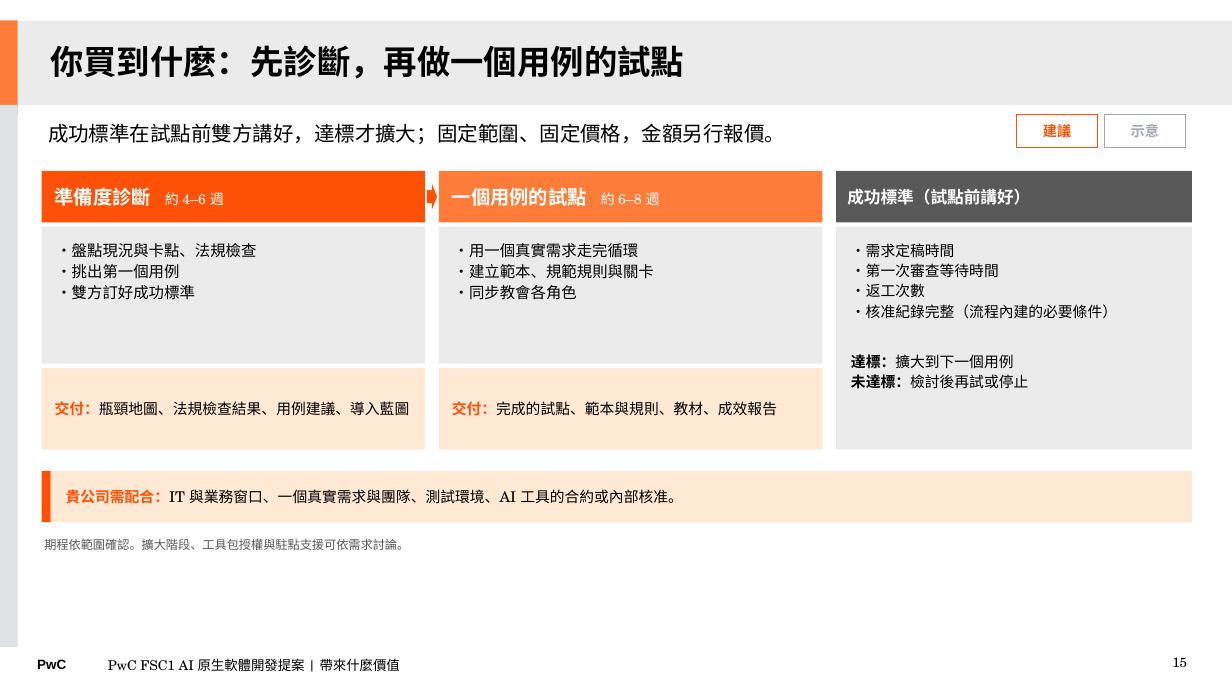
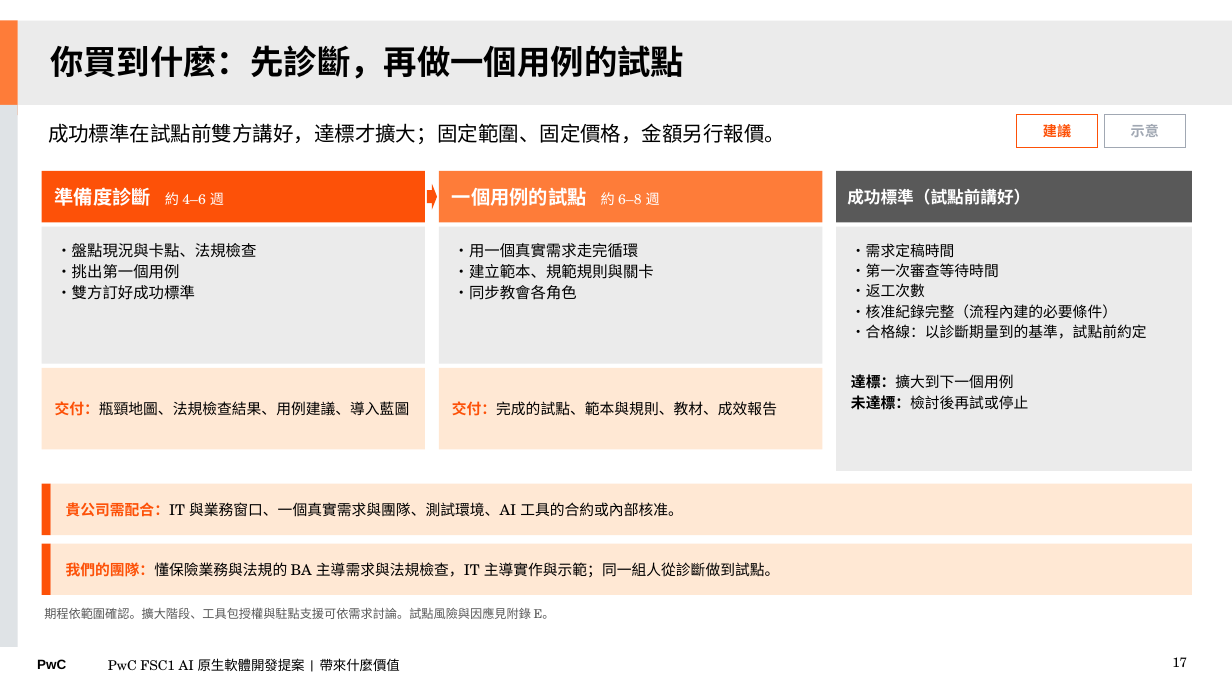
Before and after one commit to Robshao/PwC_FSC1, a slide deck: slide 17 of research/ai-native-sdlc/AI原生軟體開發_合夥人提案簡報.pptx (slide 15 before the commit). Drawn at 1232x693 pixels with LibreOffice and Linux fonts; fonts in the diff are those of the drawing. Boxes give left, top, right and bottom in pixels: in the first picture for what was removed or moved away, otherwise in the second. Text is boxed around its words. In the diff, an @@ line names an element or a change of style, - is before the commit and + after.

```diff
--- a/research/ai-native-sdlc/AI原生軟體開發_合夥人提案簡報.pptx
+++ b/research/ai-native-sdlc/AI原生軟體開發_合夥人提案簡報.pptx
@@ rectangle "・需求定稿時間": place and size @@
-rectangle "・需求定稿時間" at (836, 226, 1192, 449)
+rectangle "・需求定稿時間" at (836, 226, 1192, 470)
@@ text in rectangle at (851, 324, 1147, 339): paragraph added @@
+・合格線：以診斷期量到的基準，試點前約定
@@ rectangle: place and size @@
-rectangle at (42, 471, 51, 523)
+rectangle at (42, 483, 51, 535)
@@ rectangle "貴公司需配合：IT 與業務窗口、一個真實需求與團隊、測試環境、AI 工具的合約或內部核准。": place and size @@
-rectangle "貴公司需配合：IT 與業務窗口、一個真實需求與團隊、測試環境、AI 工具的合約或內部核准。" at (51, 471, 1192, 523)
+rectangle "貴公司需配合：IT 與業務窗口、一個真實需求與團隊、測試環境、AI 工具的合約或內部核准。" at (51, 483, 1192, 535)
@@ rectangle added at (42, 543, 51, 595), fill #FD5108 @@
@@ rectangle added at (51, 543, 1192, 595), fill #FFE8D4, 11.5 pt, text #000000 @@
+我們的團隊：懂保險業務與法規的 BA 主導需求與法規檢查，IT 主導實作與示範；同一組人從診斷做到試點。
@@ text at (44, 607, 555, 619): text changed @@
-期程依範圍確認。擴大階段、工具包授權與駐點支援可依需求討論。
+期程依範圍確認。擴大階段、工具包授權與駐點支援可依需求討論。試點風險與因應見附錄 E。
@@ page number at (1172, 657, 1187, 667): text changed @@
-15
+17
```
Also in this commit, not shown: 9 other slides changed, 3 slides added, 5 other files.
